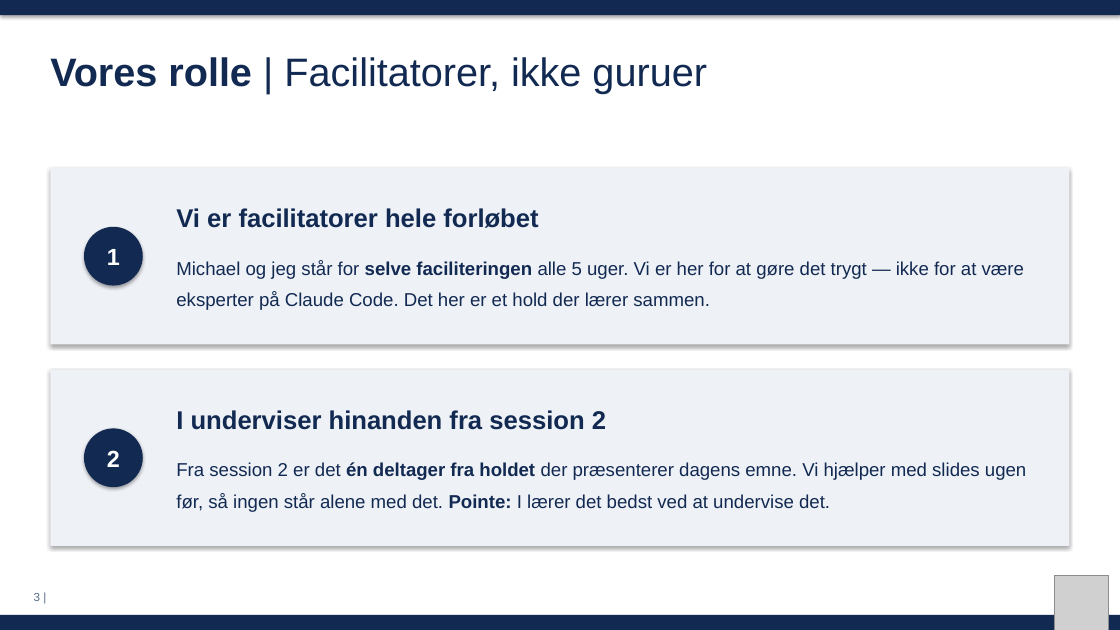
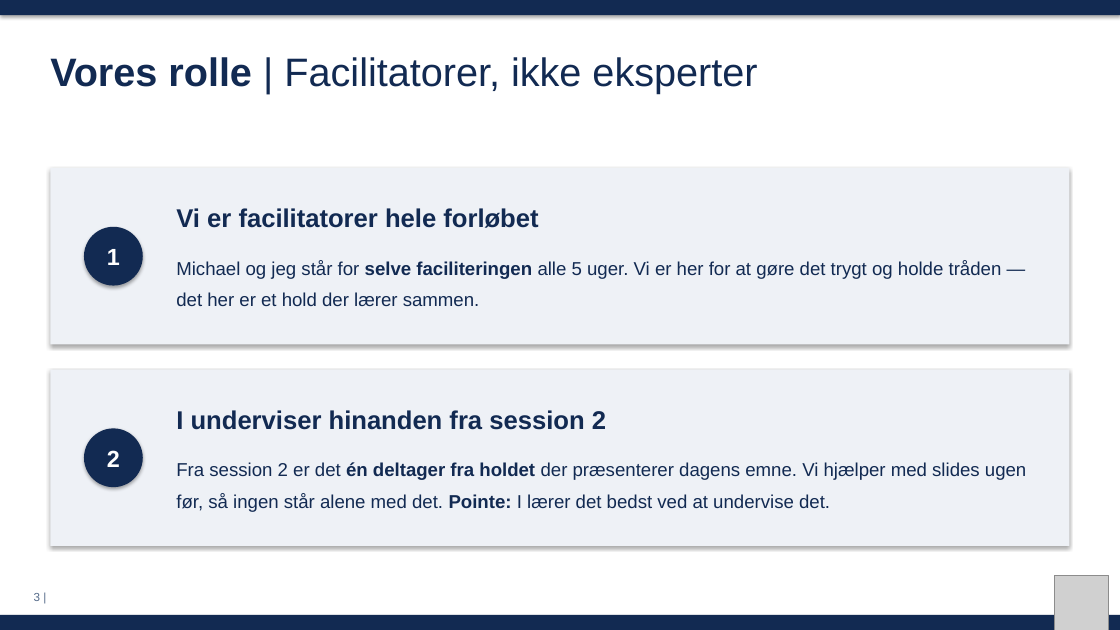
Before and after one commit to MatiasGramkow/EDCxClaudeWorkshop, a slide deck: slide 3 of slides/session1.pptx. Drawn at 1120x630 pixels with LibreOffice and Linux fonts; fonts in the diff are those of the drawing; grey boxes stand for pictures. Boxes give left, top, right and bottom in pixels: in the first picture for what was removed or moved away, otherwise in the second. Text is boxed around its words. In the diff, an @@ line names an element or a change of style, - is before the commit and + after.

```diff
--- a/slides/session1.pptx
+++ b/slides/session1.pptx
@@ text at <box>50,57,757,93</box>: text changed @@
-Vores rolle | Facilitatorer, ikke guruer
+Vores rolle | Facilitatorer, ikke eksperter
@@ text at <box>176,260,1002,306</box>: text changed @@
-Michael og jeg står for selve faciliteringen alle 5 uger. Vi er her for at gøre det trygt — ikke for at være eksperter på Claude Code. Det her er et hold der lærer sammen.
+Michael og jeg står for selve faciliteringen alle 5 uger. Vi er her for at gøre det trygt og holde tråden — det her er et hold der lærer sammen.
```
Also in this commit, not shown: 3 other slides changed, 2 other files.
